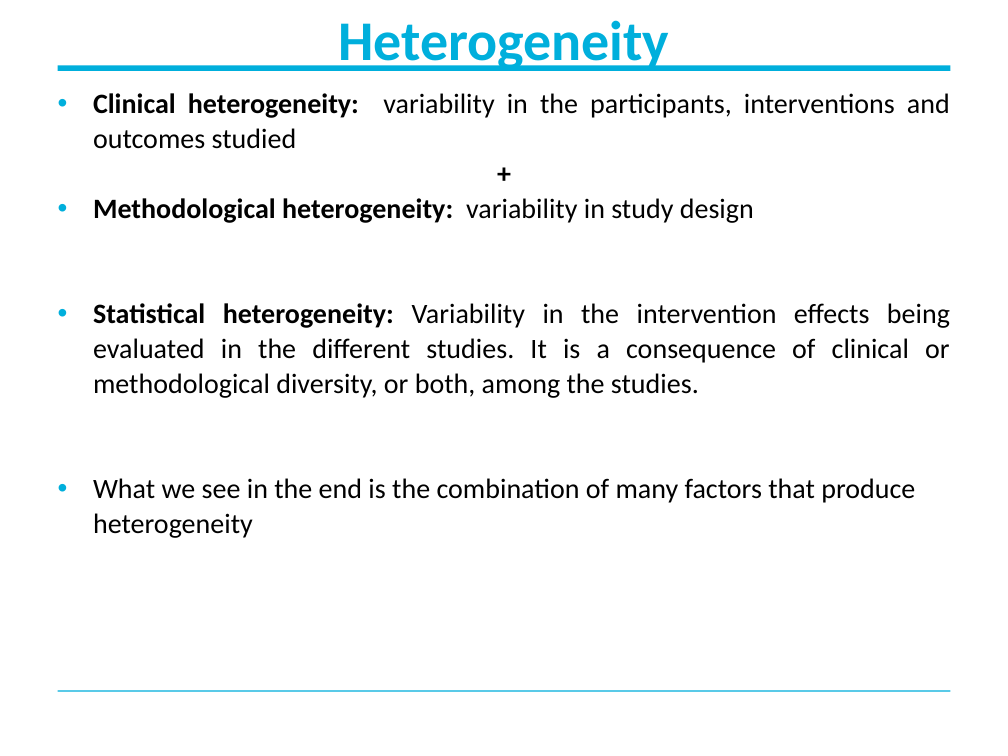
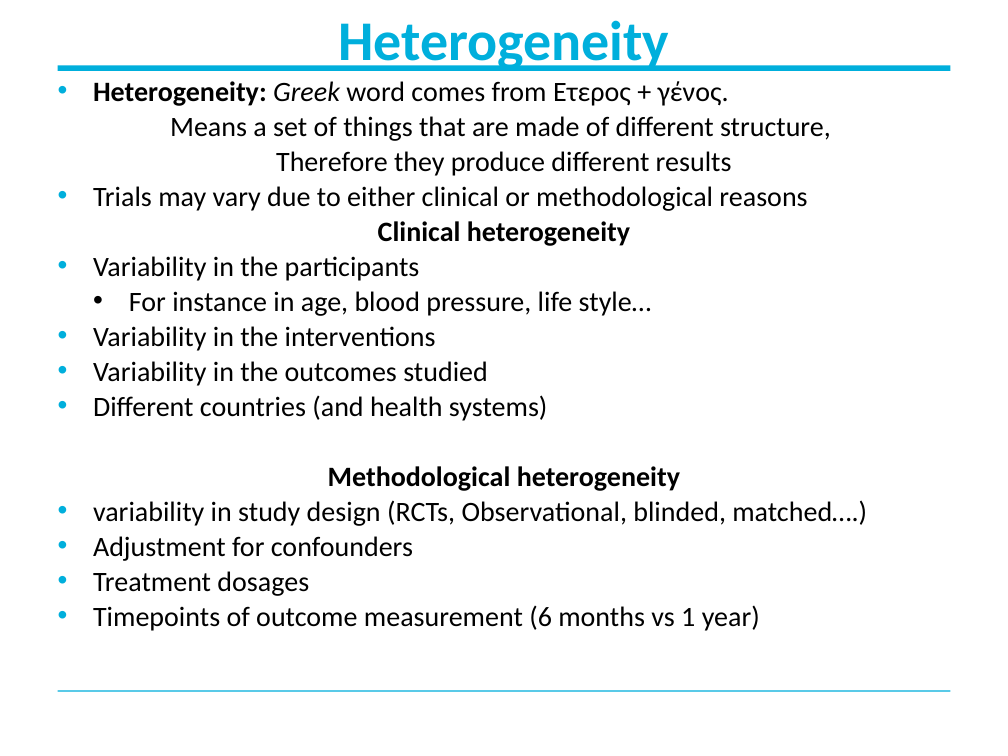
Before and after one commit to Fideborios/meta-analysis, a slide deck: slide 6 of Meta-reg_SA_Heterogeneity.pptx (slide 5 before the commit). Drawn at 1008x756 pixels with LibreOffice and Linux fonts; fonts in the diff are those of the drawing; background and template pictures are left out. Boxes give left, top, right and bottom in pixels: in the first picture for what was removed or moved away, otherwise in the second. Text is boxed around its words. In the diff, an @@ line names an element or a change of style, - is before the commit and + after.

```diff
--- a/Meta-reg_SA_Heterogeneity.pptx
+++ b/Meta-reg_SA_Heterogeneity.pptx
@@ text at (93, 81, 867, 631): text changed @@
-• Clinical heterogeneity: variability in the participants, interventions and outcomes studied
-+
-• Methodological heterogeneity: variability in study design
-• Statistical heterogeneity: Variability in the intervention effects being evaluated in the different studies. It is a consequence of clinical or methodological diversity, or both, among the studies.
-• What we see in the end is the combination of many factors that produce heterogeneity
+• Heterogeneity: Greek word comes from Ετερος + γένος.
+Means a set of things that are made of different structure,
+Therefore they produce different results
+• Trials may vary due to either clinical or methodological reasons
+Clinical heterogeneity
+• Variability in the participants
+  • For instance in age, blood pressure, life style…
+• Variability in the interventions
+• Variability in the outcomes studied
+• Different countries (and health systems)
+Methodological heterogeneity
+• variability in study design (RCTs, Observational, blinded, matched….)
+• Adjustment for confounders
+• Treatment dosages
+• Timepoints of outcome measurement (6 months vs 1 year)
```
Also in this commit, not shown: 18 other slides changed, 4 slides added, 1 slide removed, 17 other files.
